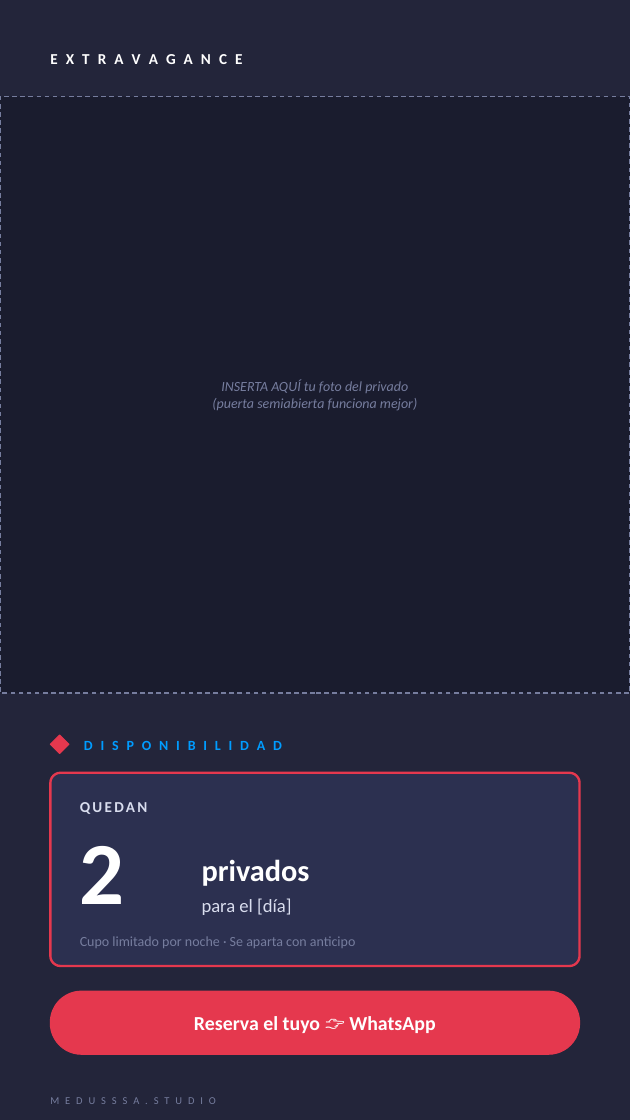
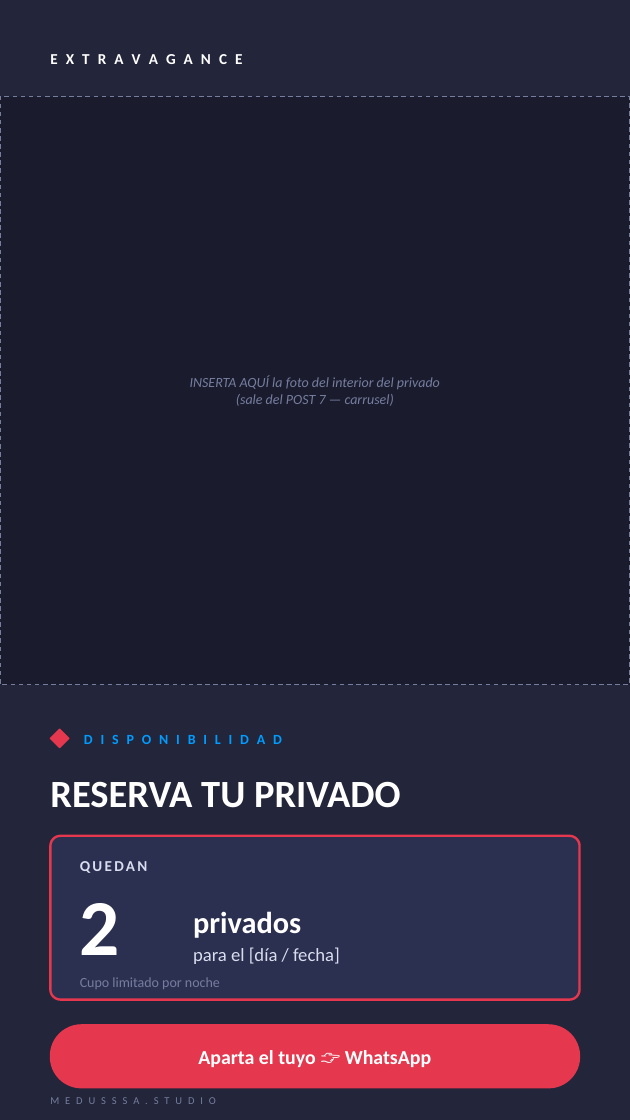
Before and after one commit to mobbimx/medusssa-studio-brands, a slide deck: slide 3 of extravagance/Plantillas_Historias_Extravagance.pptx. Drawn at 630x1120 pixels with LibreOffice and Linux fonts; fonts in the diff are those of the drawing. Boxes give left, top, right and bottom in pixels: in the first picture for what was removed or moved away, otherwise in the second. Text is boxed around its words. In the diff, an @@ line names an element or a change of style, - is before the commit and + after.

```diff
--- a/extravagance/Plantillas_Historias_Extravagance.pptx
+++ b/extravagance/Plantillas_Historias_Extravagance.pptx
@@ rectangle: place and size @@
-rectangle at bbox=[0, 97, 630, 693]
+rectangle at bbox=[0, 97, 630, 685]
@@ text at bbox=[190, 375, 440, 406]: text changed @@
-INSERTA AQUÍ tu foto del privado
-(puerta semiabierta funciona mejor)
+INSERTA AQUÍ la foto del interior del privado
+(sale del POST 7 — carrusel)
@@ diamond: place and size @@
-diamond at bbox=[50, 735, 69, 753]
+diamond at bbox=[50, 729, 69, 748]
@@ text "D I S P O ...": place and size @@
-text "D I S P O ..." at bbox=[84, 741, 282, 750]
+text "D I S P O ..." at bbox=[84, 735, 282, 744]
@@ text added at bbox=[50, 781, 401, 808], 33 pt, text #FFFFFF, bold @@
+RESERVA TU PRIVADO
@@ rounded rectangle: place and size @@
-rounded rectangle at bbox=[50, 773, 580, 966]
+rounded rectangle at bbox=[50, 836, 580, 1000]
@@ rounded rectangle at bbox=[50, 836, 580, 1000]: proportions changed @@
@@ text "QUEDAN": place and size @@
-text "QUEDAN" at bbox=[80, 802, 148, 814]
+text "QUEDAN" at bbox=[80, 861, 148, 873]
@@ text "2": place and size @@
-text "2" at bbox=[80, 846, 125, 904]
+text "2" at bbox=[80, 903, 120, 955]
@@ text "2" at bbox=[80, 903, 120, 955]: size 76 to 68 pt @@
@@ text "privados": place and size @@
-text "privados" at bbox=[202, 859, 310, 886]
+text "privados" at bbox=[193, 911, 301, 938]
@@ text at bbox=[193, 947, 340, 964]: text changed @@
-para el [día]
+para el [día / fecha]
@@ text at bbox=[80, 977, 220, 989]: text changed @@
-Cupo limitado por noche · Se aparta con anticipo
+Cupo limitado por noche
@@ rounded rectangle: place and size @@
-rounded rectangle at bbox=[50, 991, 580, 1054]
+rounded rectangle at bbox=[50, 1025, 580, 1088]
@@ text at bbox=[198, 1050, 431, 1067]: text changed @@
-Reserva el tuyo 👉 WhatsApp
+Aparta el tuyo 👉 WhatsApp
```
Also in this commit, not shown: 1 other slide changed, 1 slide added, 1 slide removed.
